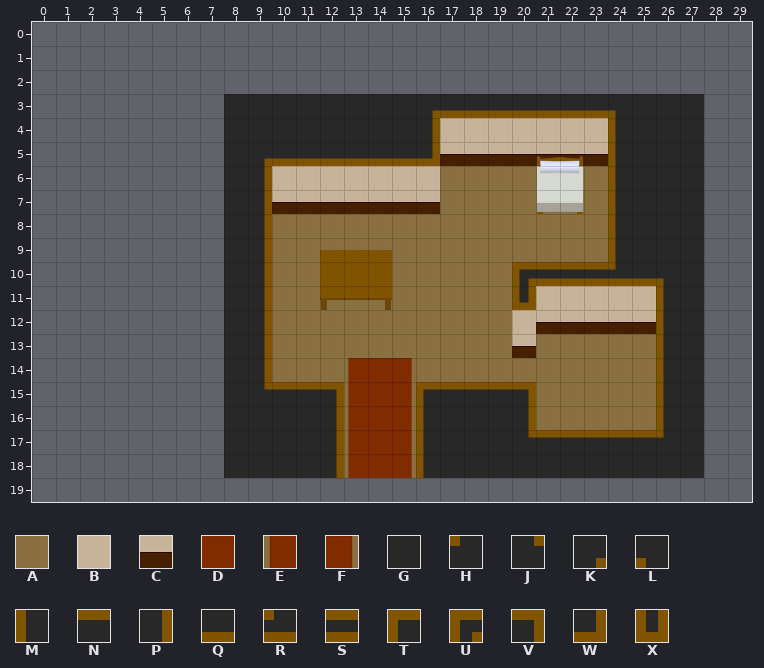
One commit to this Tiled map (JSON): public/map/home1.json. This is how it looked before the edit.
Cells are 32x32 px. Shown: x 0..29, y 0..19. The old version is drawn lined up with the new one.
Key: from "home": A 1, B 9, C 17, D 26, E 42, F 43; from "home_ceil": G 0, H 1, J 2, K 4, L 8, M 16, N 20, P 24, Q 28, R 29, S 33, T 34, U 35, V 36, W 38, X 44.
_ is an empty cell, # one hidden under a higher layer.
Layers that did not change in this view are not listed.
Layer "floor" before, first column x 0:
 0 ______________________________
 1 ______________________________
 2 ______________________________
 3 ________####################__
 4 ________#########BBBBBBB####__
 5 ________#########CCCCCCC####__
 6 ________##BBBBBBBAAAAAAA####__
 7 ________##CCCCCCCAAAAAAA####__
 8 ________##AAAAAAAAAAAAAA####__
 9 ________##AAAAAAAAAAAAAA####__
10 ________##AA###AAAAA########__
11 ________##AAAAAAAAAA#BBBBB##__
12 ________##AAAAAAAAAABCCCCC##__
13 ________##AAAAAAAAAACAAAAA##__
14 ________##AAAEDFAAAAAAAAAA##__
15 ________#####EDF#####AAAAA##__
16 ________#####EDF#####AAAAA##__
17 ________#####EDF############__
18 ________#####EDF############__
19 ______________________________
Layer "home_ceil" before, first column x 0:
 0 ______________________________
 1 ______________________________
 2 ______________________________
 3 ________GGGGGGGGKQQQQQQQLGGG__
 4 ________GGGGGGGGP_______MGGG__
 5 ________GKQQQQQQW_______MGGG__
 6 ________GP______________MGGG__
 7 ________GP______________MGGG__
 8 ________GP______________MGGG__
 9 ________GP______________MGGG__
10 ________GP__________USSSRQLG__
11 ________GP__________X_____MG__
12 ________GP________________MG__
13 ________GP________________MG__
14 ________GP________________MG__
15 ________GJNNV___TNNNV_____MG__
16 ________GGGGP___MGGGP_____MG__
17 ________GGGGP___MGGGJNNNNNHG__
18 ________GGGGP___MGGGGGGGGGGG__
19 ______________________________
New version:
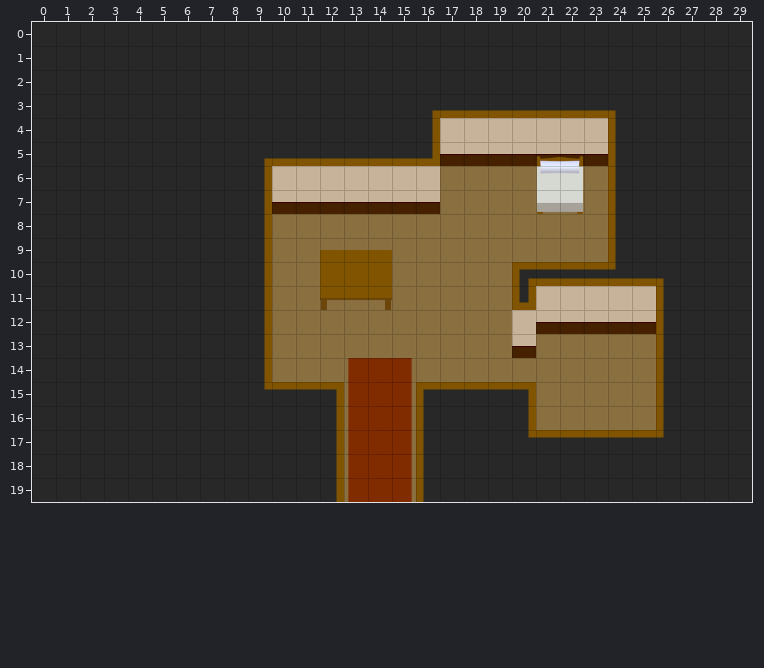
Changes in this commit:
map size 20x16 -> 30x20 cells (old content now starts at 8,3; both pictures use the new coordinates)
Layer "floor":
y 19: x 13..15 ___ -> EDF
Layer "home_ceil":
y 0..2: x 0..29 ______________________________ -> GGGGGGGGGGGGGGGGGGGGGGGGGGGGGG
y 3..18: x 0..7 ________ -> GGGGGGGG; x 28..29 __ -> GG
y 19: x 0..12 _____________ -> GGGGGGGGGGGGP; x 16..29 ______________ -> MGGGGGGGGGGGGG
